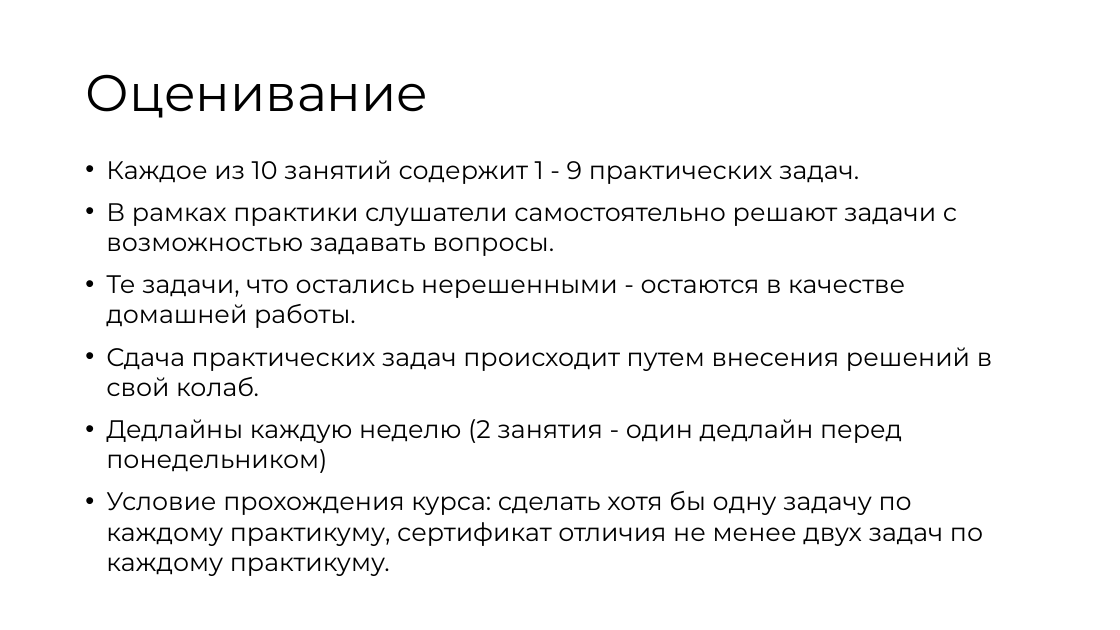
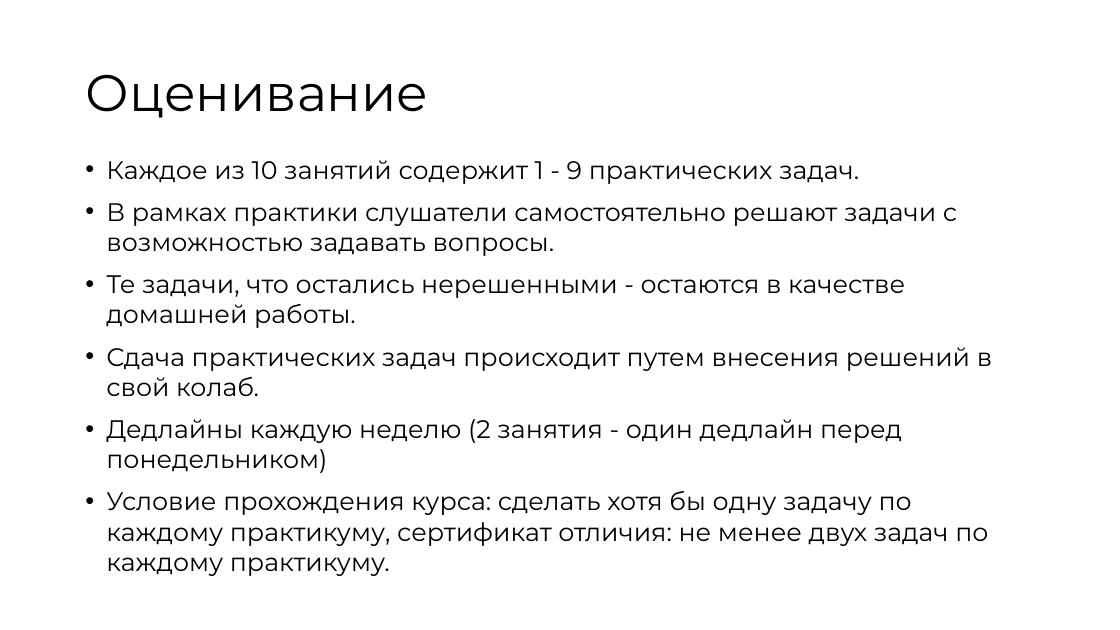
Before and after one commit to MerkulovDaniil/sber223, a slide deck: slide 4 of presentations/intro.pptx. Drawn at 1120x630 pixels with LibreOffice and Linux fonts; fonts in the diff are those of the drawing. Boxes give left, top, right and bottom in pixels: in the first picture for what was removed or moved away, otherwise in the second. Text is boxed around its words. In the diff, an @@ line names an element or a change of style, - is before the commit and + after.

```diff
--- a/presentations/intro.pptx
+++ b/presentations/intro.pptx
@@ text at (106, 491, 988, 576): text changed @@
-• Условие прохождения курса: сделать хотя бы одну задачу по каждому практикуму, сертификат отличия не менее двух задач по каждому практикуму.
+• Условие прохождения курса: сделать хотя бы одну задачу по каждому практикуму, сертификат отличия: не менее двух задач по каждому практикуму.
```
Also in this commit, not shown: 3 other slides changed, 2 other files.
